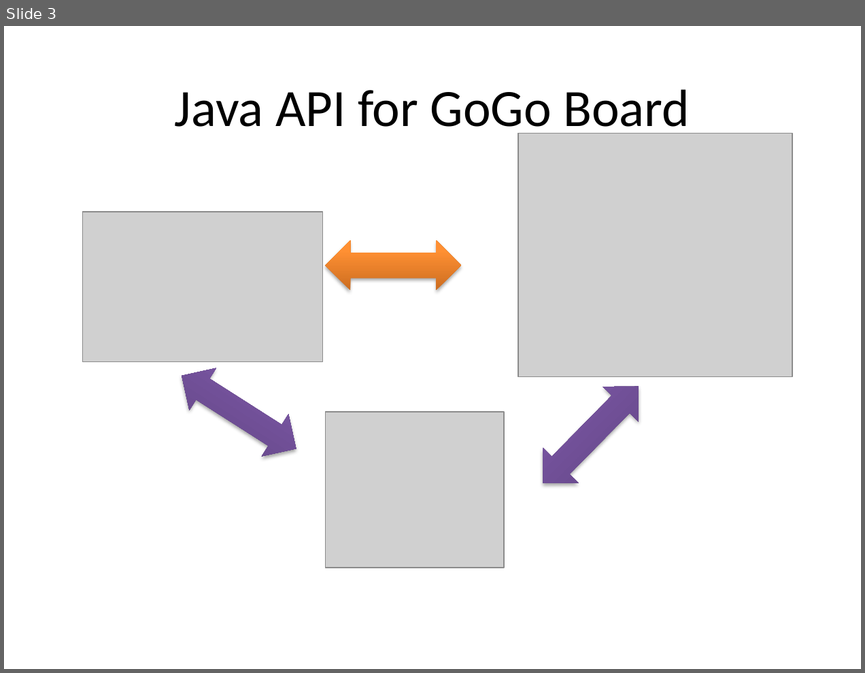
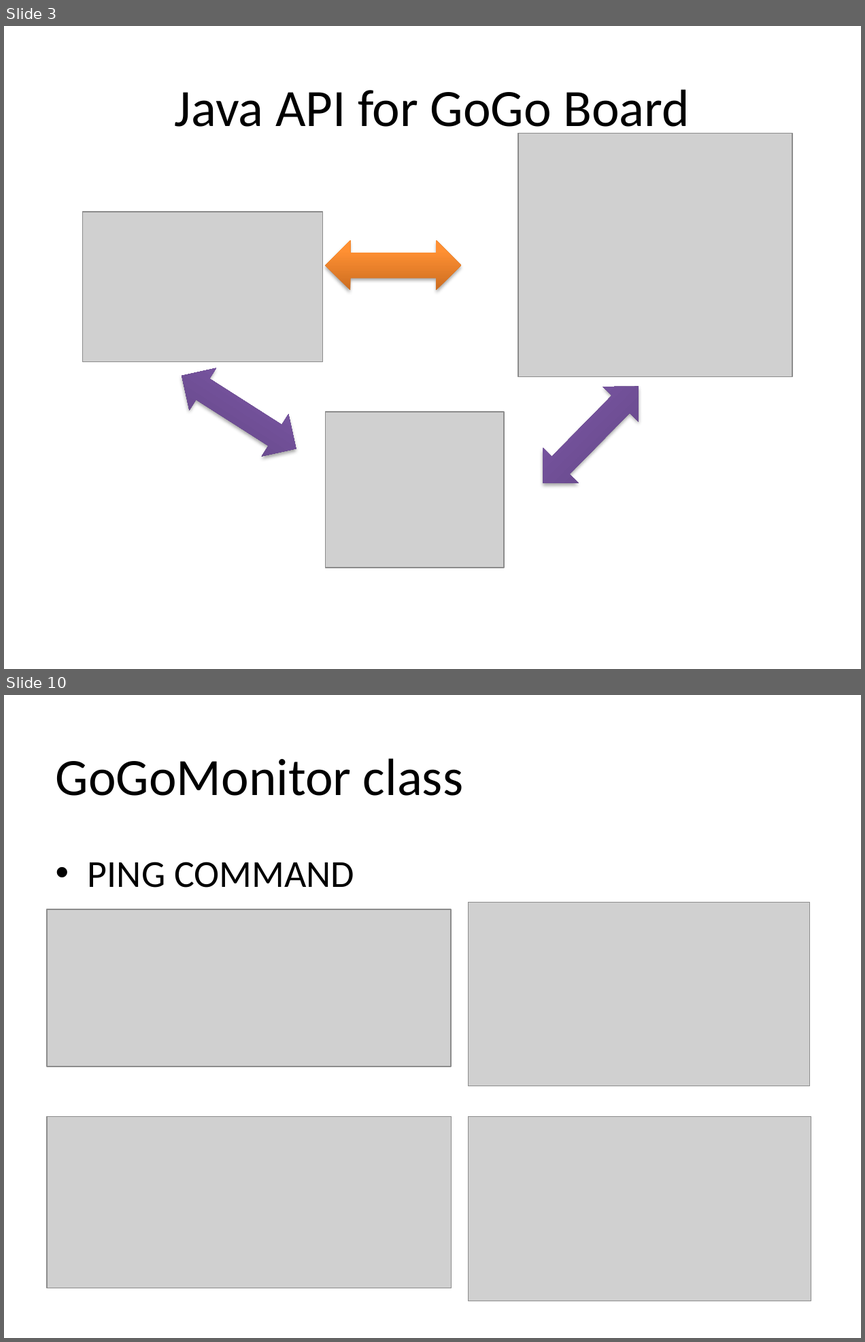
Before and after one commit to Hugo-X/gogolib4java, a slide deck: tutorial/Introduction of gogolib.pptx. Shown one above the other, each under a label of ours: slide 3 before the commit, slides 3 and 10 after it; the slides between them are not shown. The pictures are 865x673 and 865x1342 pixels, drawn with LibreOffice and Linux fonts; fonts in the diff are those of the drawing; grey boxes stand for pictures. Boxes give left, top, right and bottom in pixels: in the first picture for what was removed or moved away, otherwise in the second. Text is boxed around its words. In the diff, an @@ line names an element or a change of style, - is before the commit and + after.

```diff
--- a/tutorial/Introduction of gogolib.pptx
+++ b/tutorial/Introduction of gogolib.pptx
@@ slide 10 added at box(4, 695, 861, 1338), background #FFFFFF @@
@@ title added at box(56, 758, 463, 796), 44 pt, text #000000 @@
+GoGoMonitor class
@@ text added at box(88, 862, 354, 887), 32 pt, text #000000 @@
+• PING COMMAND
@@ picture added at box(47, 909, 451, 1066) @@
@@ picture added at box(468, 902, 810, 1087) @@
@@ picture added at box(47, 1117, 451, 1288) @@
@@ picture added at box(468, 1117, 811, 1301) @@
```
Also in this commit, not shown: 3 slides changed, 3 other slides added, 1 slide removed, 1 other file.
